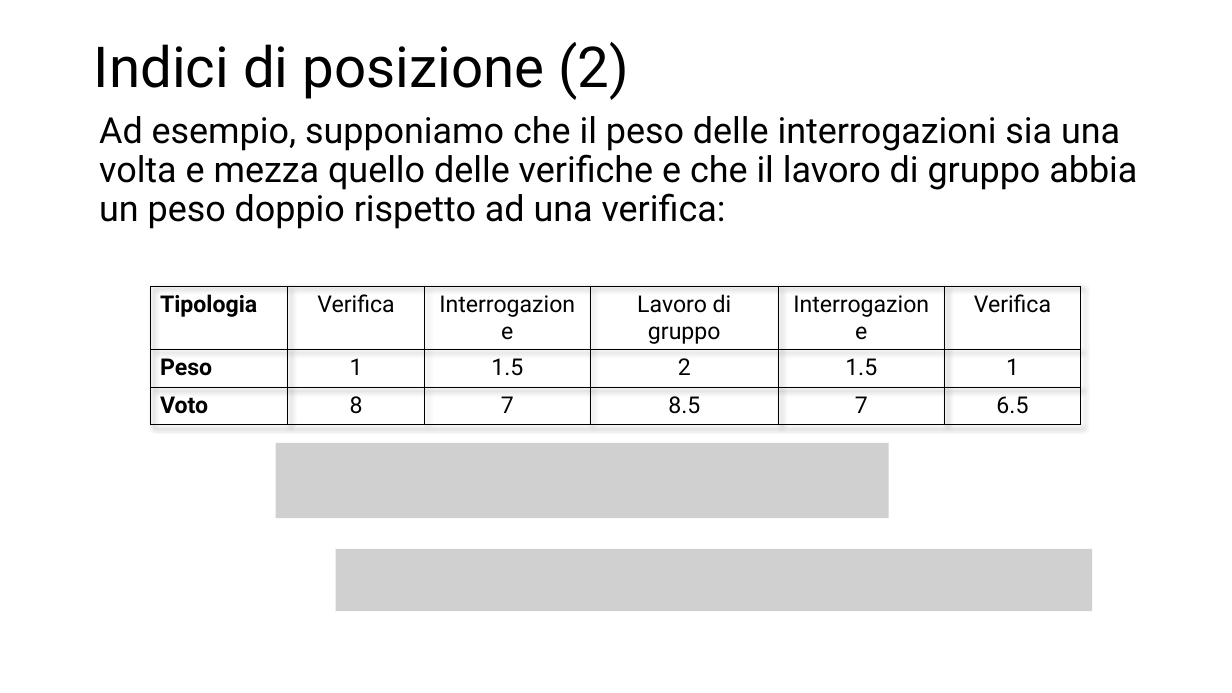
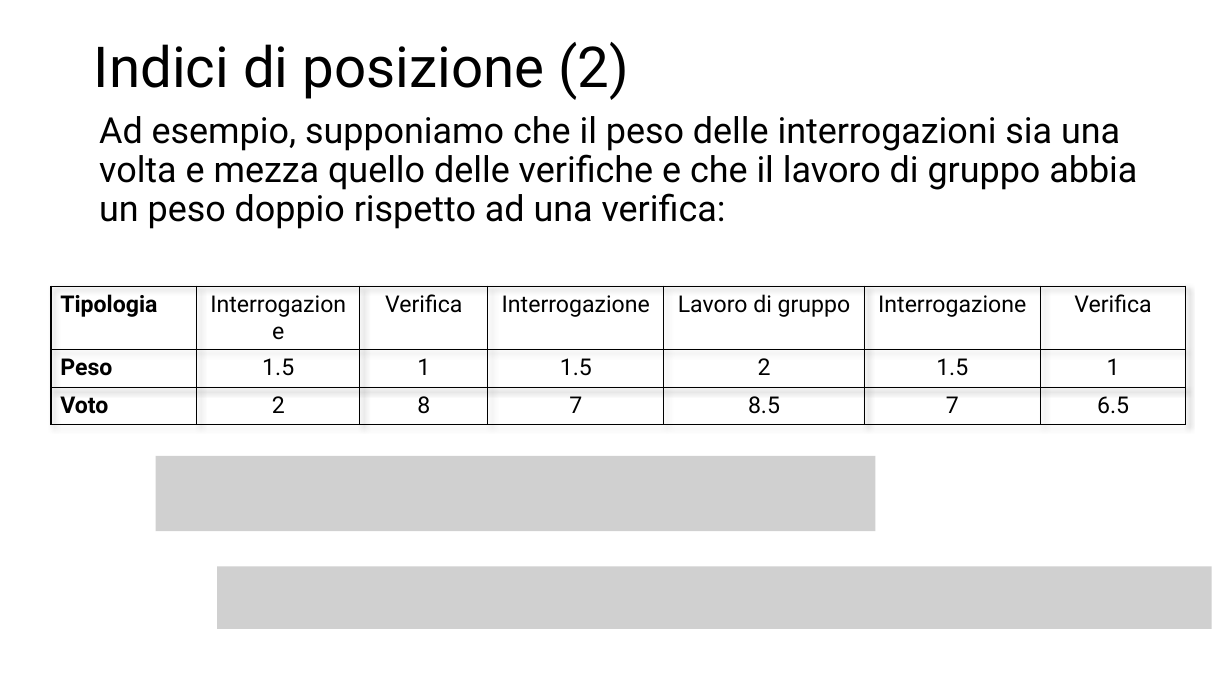
Before and after one commit to rborgoni/B.STAT.5, a slide deck: slide 8 of Slide/BSTAT5 - IntroR - 1.pptx (slide 7 before the commit). Drawn at 1232x693 pixels with LibreOffice and Linux fonts; fonts in the diff are those of the drawing; grey boxes stand for pictures. Boxes give left, top, right and bottom in pixels: in the first picture for what was removed or moved away, otherwise in the second. Text is boxed around its words. In the diff, an @@ line names an element or a change of style, - is before the commit and + after.

```diff
--- a/Slide/BSTAT5 - IntroR - 1.pptx
+++ b/Slide/BSTAT5 - IntroR - 1.pptx
@@ table at box(51, 287, 1188, 418) @@
+column 2: Interrogazione | 1.5 | 2
@@ table: place and size @@
-table at box(151, 287, 1080, 418)
+table at box(51, 287, 1188, 418)
@@ picture: place and size @@
-picture at box(275, 443, 888, 518)
+picture at box(155, 456, 875, 531)
@@ picture: place and size @@
-picture at box(335, 549, 1092, 611)
+picture at box(217, 567, 1212, 629)
```
Also in this commit, not shown: 1 other slide changed, 9 slides added, 5 other files.
